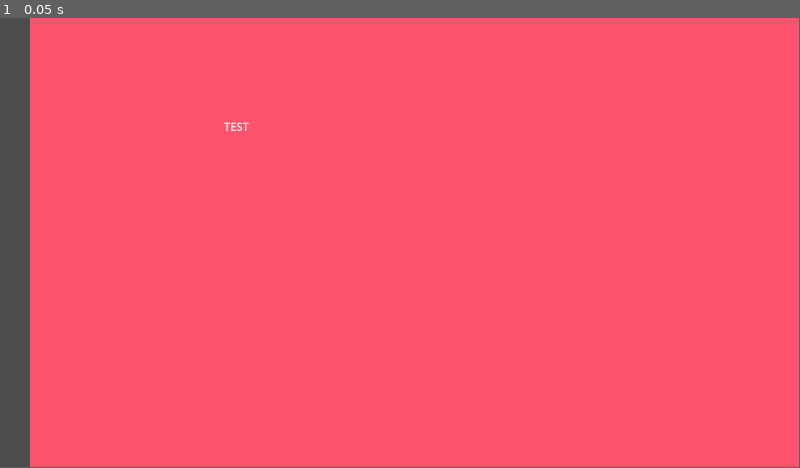
Above: before the commit, frame 1.
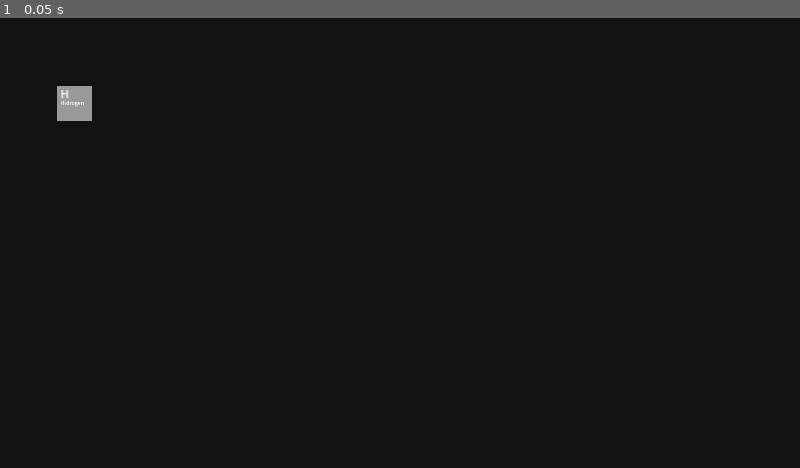
Above: after the commit, the same moment.

Repository: PurpleHamster1/proiect-chimie
Game: Godot game, scene res://main.tscn
The game is run twice, just before and just after one commit, with the same random seed, the same clock (stepped at 60 frames per second) and the same inputs.
Inputs:
- Up to frame 1 (0.05 s): no input
In our replay, the window is 799x449 before the commit and 800x450 after it. These sizes can differ from the game's own. Grey fills any space a smaller window leaves; there, only what the larger window draws over its background counts as a difference.

The runs differ from the first frame. In frame 1, 100% of the frame differs, in the area x 0-100%, y 0-100%.

Commit message:
first element

Diff:
--- /dev/null
+++ b/project/ElementBase.tscn
@@ -0,0 +1,31 @@
+[gd_scene load_steps=2 format=3 uid="uid://djqj55iccj6rx"]
+
+[sub_resource type="StyleBoxFlat" id="StyleBoxFlat_hbq3q"]
+
+[node name="ElementBase" type="Panel"]
+custom_minimum_size = Vector2(50, 50)
+theme_override_styles/panel = SubResource("StyleBoxFlat_hbq3q")
+
+[node name="Symbol" type="Label" parent="."]
+layout_mode = 1
+anchors_preset = 5
+anchor_left = 0.5
+anchor_right = 0.5
+offset_left = -20.0
+offset_right = 20.0
+offset_bottom = 23.0
+grow_horizontal = 2
+text = "H"
+
+[node name="Name" type="Label" parent="."]
+layout_mode = 1
+anchors_preset = 5
+anchor_left = 0.5
+anchor_right = 0.5
+offset_left = -20.0
+offset_top = 19.0
+offset_right = 52.0
+offset_bottom = 42.0
+grow_horizontal = 2
+scale = Vector2(0.474611, 0.474611)
+text = "Hidrogen"
--- /dev/null
+++ b/project/Elements/empty_element.tscn
@@ -0,0 +1,9 @@
+[gd_scene load_steps=3 format=3 uid="uid://0xfuoff1m8j7"]
+
+[ext_resource type="PackedScene" uid="uid://djqj55iccj6rx" path="res://ElementBase.tscn" id="1_prbye"]
+
+[sub_resource type="StyleBoxFlat" id="StyleBoxFlat_4m5uv"]
+bg_color = Color(0.6, 0.6, 0.6, 0)
+
+[node name="EmptyElement" instance=ExtResource("1_prbye")]
+theme_override_styles/panel = SubResource("StyleBoxFlat_4m5uv")
--- a/project/main.tscn
+++ b/project/main.tscn
@@ -1,25 +1,41 @@
 [gd_scene load_steps=2 format=3 uid="uid://bxubmmwnlk8d8"]
 
-[sub_resource type="StyleBoxFlat" id="StyleBoxFlat_x5260"]
-bg_color = Color(1, 0.321569, 0.423529, 1)
+[ext_resource type="PackedScene" uid="uid://djqj55iccj6rx" path="res://ElementBase.tscn" id="1_bx3qn"]
 
 [node name="Main" type="Node2D"]
 
 [node name="MainGUI" type="CanvasLayer" parent="."]
 
-[node name="Background" type="Panel" parent="MainGUI"]
+[node name="Background" type="ColorRect" parent="MainGUI"]
 anchors_preset = 15
 anchor_right = 1.0
 anchor_bottom = 1.0
-offset_left = 43.0
 grow_horizontal = 2
 grow_vertical = 2
-theme_override_styles/panel = SubResource("StyleBoxFlat_x5260")
+color = Color(0.0705882, 0.0705882, 0.0705882, 1)
 
-[node name="Label" type="Label" parent="MainGUI/Background"]
-layout_mode = 0
-offset_right = 596.0
-offset_bottom = 313.0
-text = "TEST"
-horizontal_alignment = 1
-vertical_alignment = 1
+[node name="PeriodicTable" type="Control" parent="MainGUI/Background"]
+layout_mode = 1
+anchors_preset = 15
+anchor_right = 1.0
+anchor_bottom = 1.0
+offset_left = 82.0
+offset_top = 98.0
+offset_right = -82.0
+offset_bottom = -98.0
+grow_horizontal = 2
+grow_vertical = 2
+
+[node name="Elements" type="GridContainer" parent="MainGUI/Background/PeriodicTable"]
+layout_mode = 1
+anchors_preset = 15
+anchor_right = 1.0
+anchor_bottom = 1.0
+grow_horizontal = 2
+grow_vertical = 2
+theme_override_constants/h_separation = 5
+theme_override_constants/v_separation = 5
+columns = 18
+
+[node name="Panel" parent="MainGUI/Background/PeriodicTable/Elements" instance=ExtResource("1_bx3qn")]
+layout_mode = 2
--- a/project/project.godot
+++ b/project/project.godot
@@ -15,6 +15,11 @@
 config/features=PackedStringArray("4.2", "GL Compatibility")
 config/icon="res://icon.svg"
 
+[display]
+
+window/stretch/mode="canvas_items"
+window/stretch/aspect="keep_width"
+
 [rendering]
 
 renderer/rendering_method="gl_compatibility"
